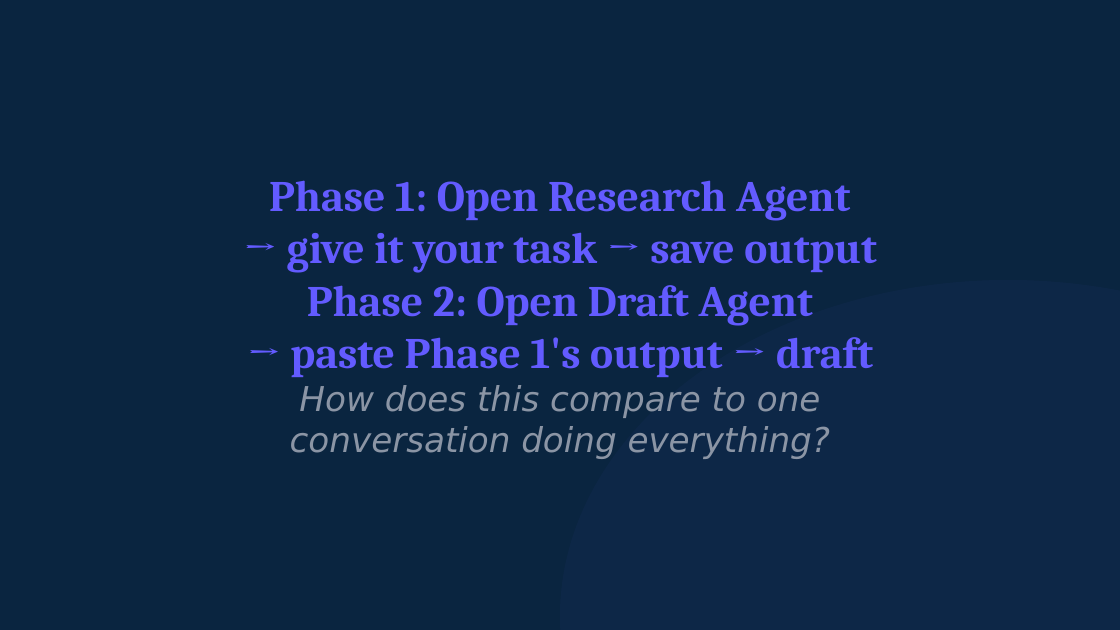
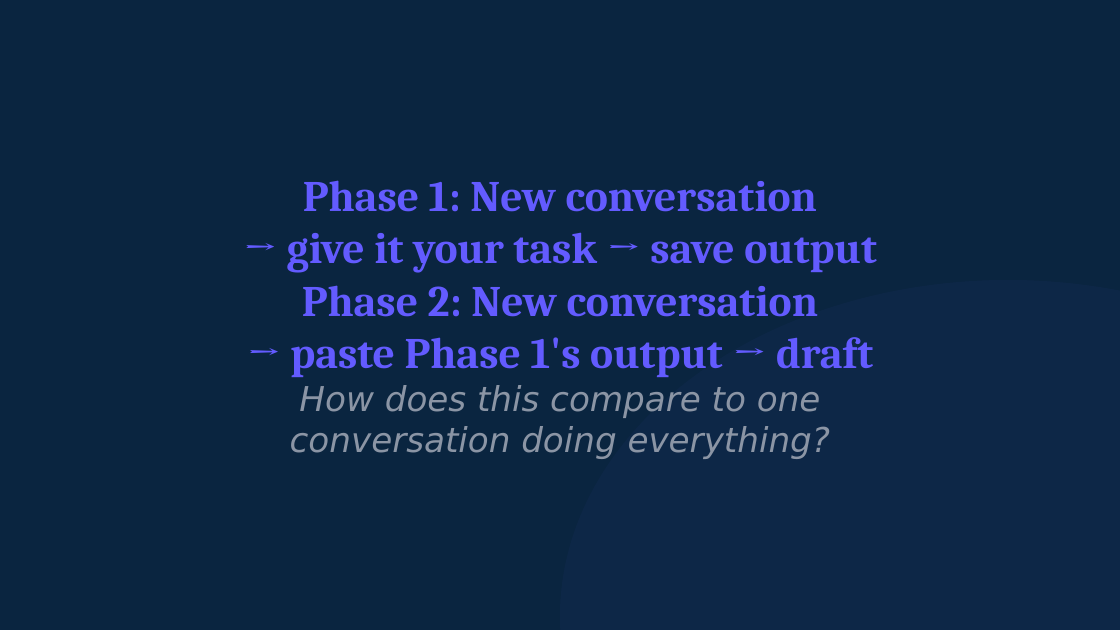
Before and after one commit to michaelengland/ai-best-practices, a slide deck: slide 20 of decks/workshop-2-orchestrator/workshop-2-orchestrator.pptx (slide 18 before the commit). Drawn at 1120x630 pixels with LibreOffice and Linux fonts; fonts in the diff are those of the drawing. Boxes give left, top, right and bottom in pixels: in the first picture for what was removed or moved away, otherwise in the second. Text is boxed around its words. In the diff, an @@ line names an element or a change of style, - is before the commit and + after.

```diff
--- a/decks/workshop-2-orchestrator/workshop-2-orchestrator.pptx
+++ b/decks/workshop-2-orchestrator/workshop-2-orchestrator.pptx
@@ text at (303, 180, 817, 212): text changed @@
-Phase 1: Open Research Agent
+Phase 1: New conversation
@@ text at (302, 285, 818, 317): text changed @@
-Phase 2: Open Draft Agent
+Phase 2: New conversation
```
Also in this commit, not shown: 8 other slides changed, 4 slides added, 2 slides removed, 10 other files.
